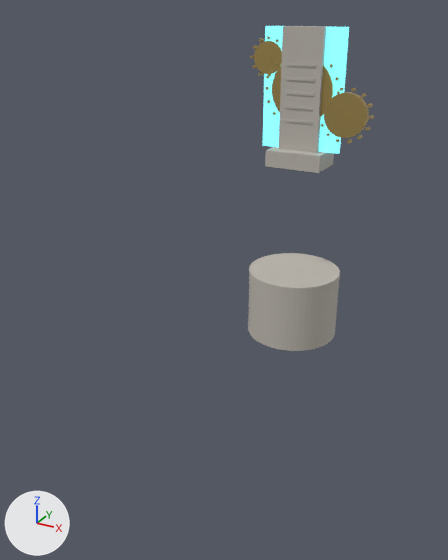
A saved change to the FBX model Assets/_Project/Art/Generated/RevealSculpture.fbx.
The view is the same before and after, from a 50 mm lens placed at (2.87, -7.15, 4.1), pointed at (-0.03, -1.89, 1.47). Arrows for +X, +Y and +Z are at lower left; the lights stay in place. The older version comes first. Where no turn or scale is listed for an object, it has been applied to the vertices.

Names of what the first picture shows: 'Reveal_Pedestal', 'Reveal_Stage_Circuit', 'Reveal_Stage_Gears', 'Reveal_Stage_Roman'.
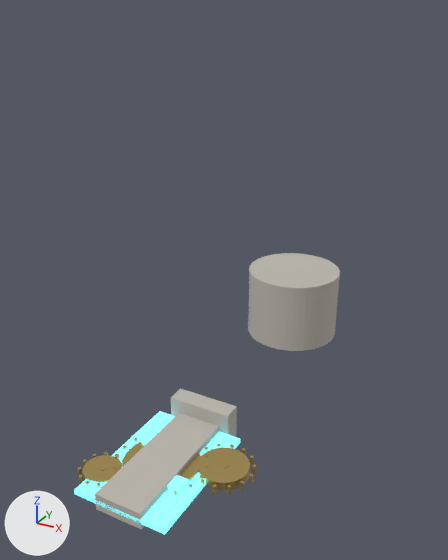
Where the change shows, as pixel boxes (x1, y1, x2, y2) in the pictures (448 x 560 px):
'Reveal_Stage_Roman', moved, turned
    before: (265, 26, 334, 173)
    after: (95, 388, 237, 529)
'Reveal_Stage_Gears', moved, turned
    before: (250, 36, 374, 143)
    after: (78, 433, 257, 495)
'Reveal_Stage_Circuit', moved, turned
    before: (263, 26, 349, 154)
    after: (74, 411, 240, 535)

Edits to the bpy script that builds the scene:
```text
Change ob_reveal_stage_gears:
    ob_reveal_stage_gears.location: (0.0, 1.8, 0.0) -> (0.0, -1.4, 3.2)
    ob_reveal_stage_gears.rotation_euler: (0.0, 0.0, 0.0) -> (1.571, 0.0, 0.0)  # degrees (0, 0, 0) -> degrees (90, 0, 0)
Change ob_reveal_stage_circuit:
    ob_reveal_stage_circuit.location: (0.0, 1.8, 0.0) -> (0.0, -1.4, 3.2)
    ob_reveal_stage_circuit.rotation_euler: (0.0, 0.0, 0.0) -> (1.571, 0.0, 0.0)  # degrees (0, 0, 0) -> degrees (90, 0, 0)
Change ob_reveal_stage_roman:
    ob_reveal_stage_roman.location: (0.0, 1.0, 0.0) -> (0.0, -1.4, 2.4)
    ob_reveal_stage_roman.rotation_euler: (0.0, 0.0, 0.0) -> (1.571, 0.0, 0.0)  # degrees (0, 0, 0) -> degrees (90, 0, 0)
```
